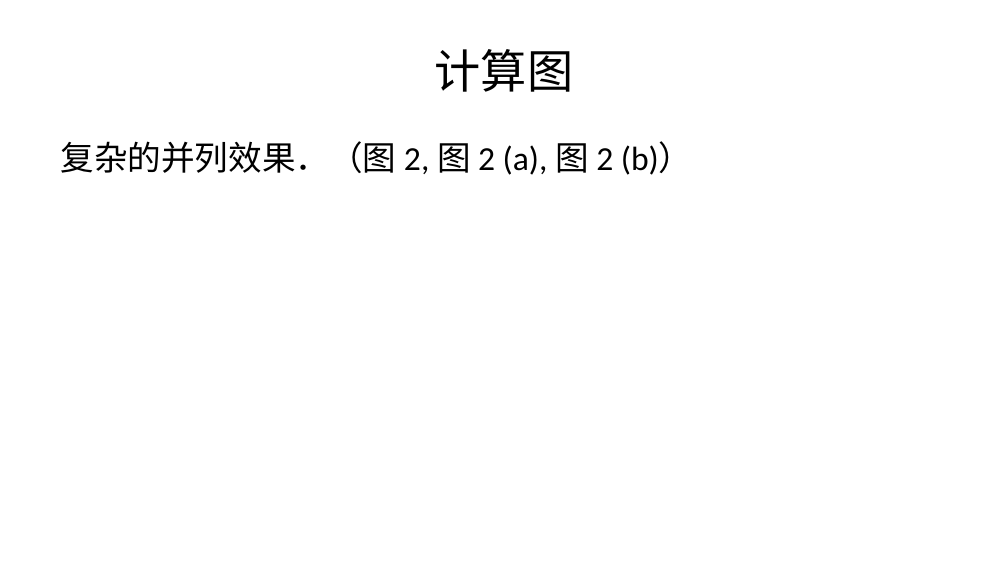
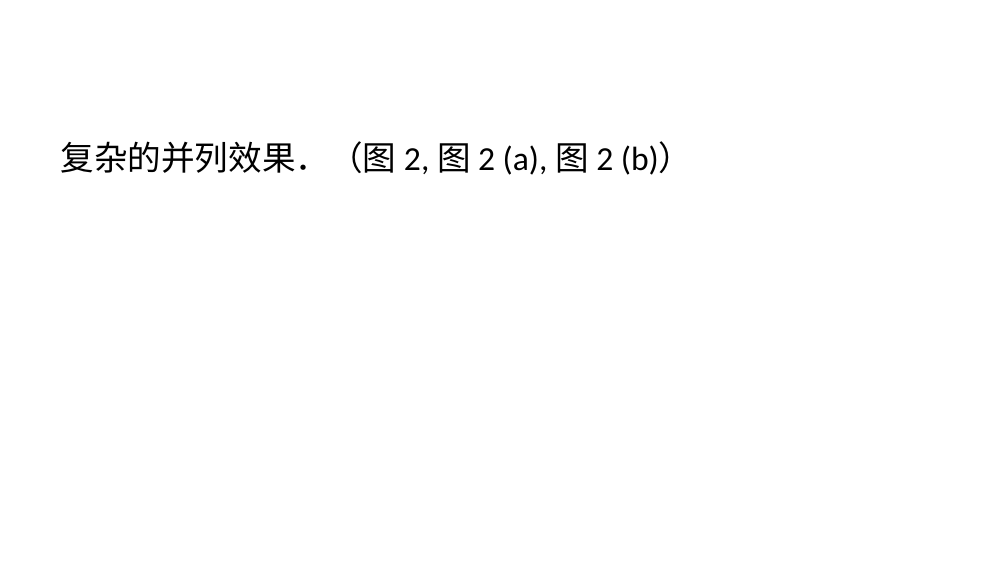
Before and after one commit to sun123zxy/sunquartex, a slide deck: slide 20 of examples/cnpre.pptx (slide 13 before the commit). Drawn at 1008x567 pixels with LibreOffice and Linux fonts; fonts in the diff are those of the drawing. Boxes give left, top, right and bottom in pixels: in the first picture for what was removed or moved away, otherwise in the second. Text is boxed around its words. In the diff, an @@ line names an element or a change of style, - is before the commit and + after.

```diff
--- a/examples/cnpre.pptx
+++ b/examples/cnpre.pptx
@@ title removed at <box>435,49,574,92</box> @@
-计算图
```
Also in this commit, not shown: 8 other slides changed, 8 slides added, 39 other files.
